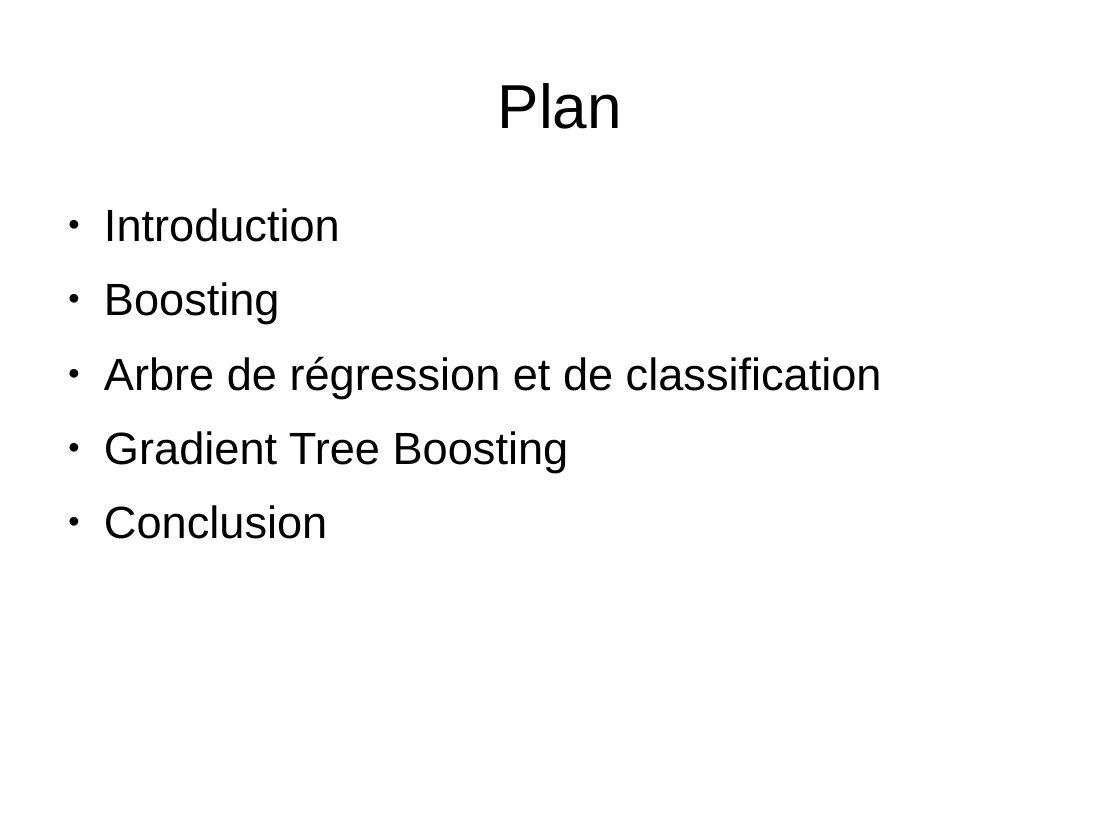
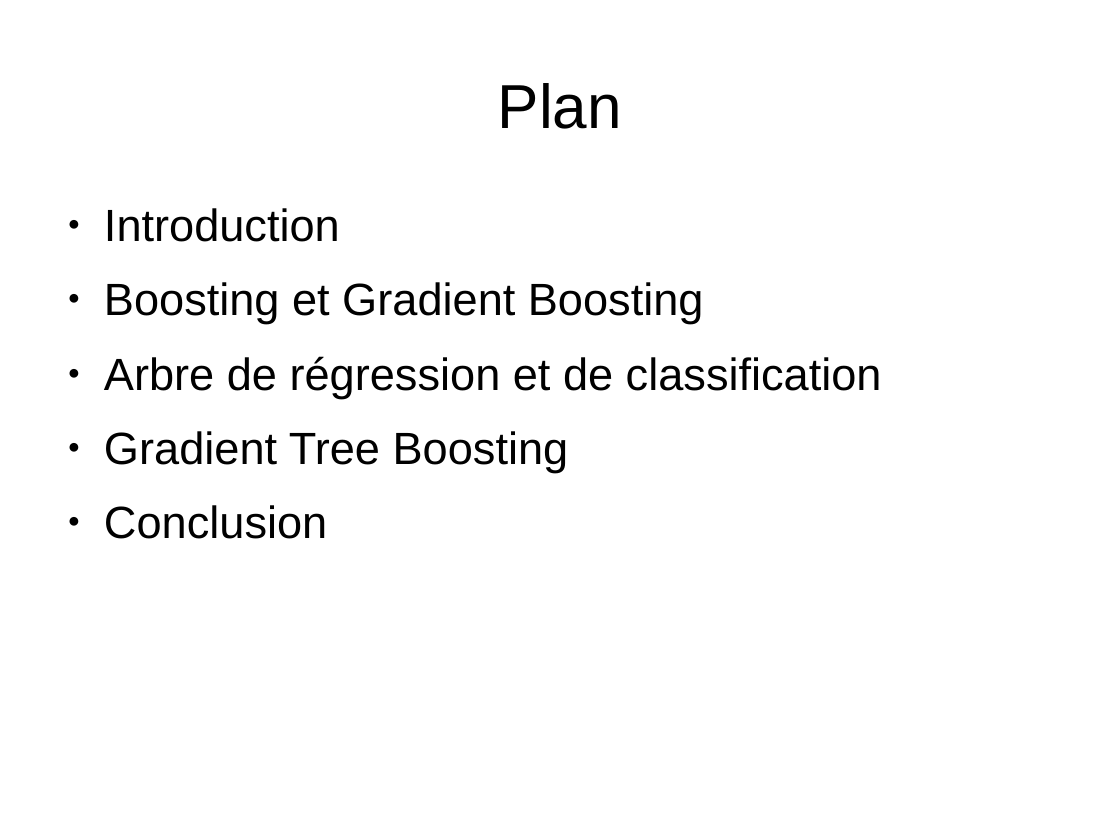
Before and after one commit to kad15/GBM, a slide deck: slide 2 of GBM_kad.odp. Drawn at 1120x840 pixels with LibreOffice and Linux fonts; fonts in the diff are those of the drawing; background and template pictures are left out. Boxes give left, top, right and bottom in pixels: in the first picture for what was removed or moved away, otherwise in the second. Text is boxed around its words. In the diff, an @@ line names an element or a change of style, - is before the commit and + after.

```diff
--- a/GBM_kad.odp
+++ b/GBM_kad.odp
@@ text at (x1=104, y1=282, x2=704, y2=324): text changed @@
-● Boosting
+● Boosting et Gradient Boosting
```
Also in this commit, not shown: 3 other slides changed, 4 slides added, 1 other file.
